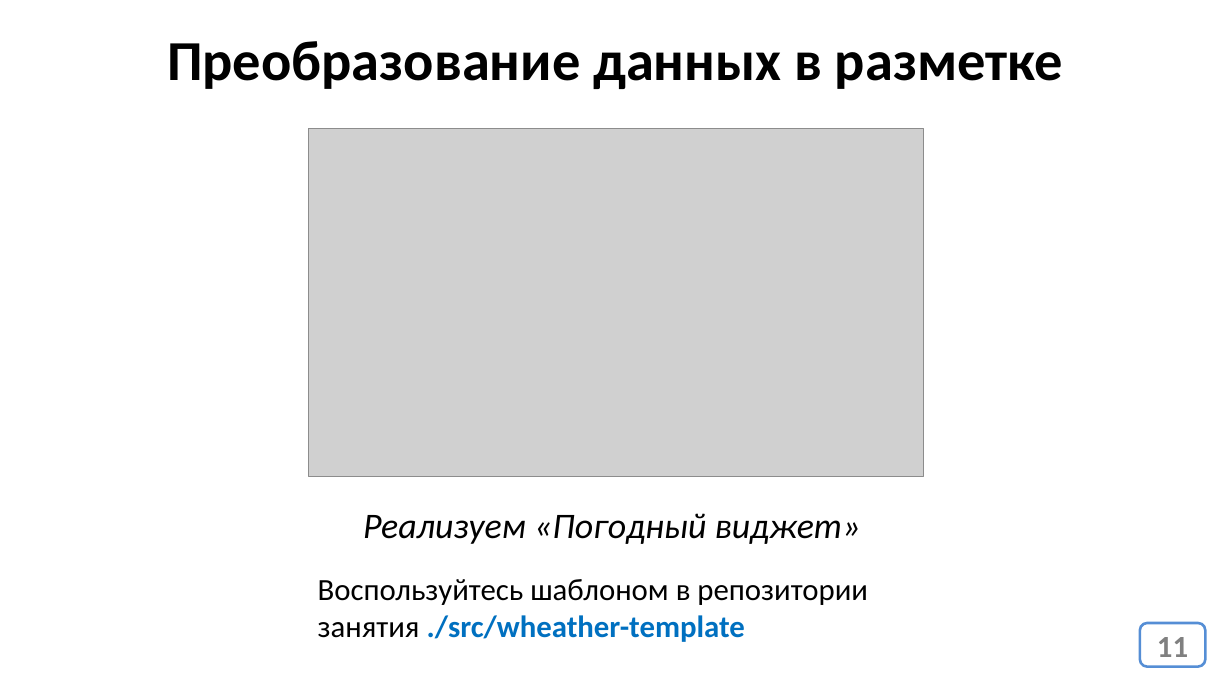
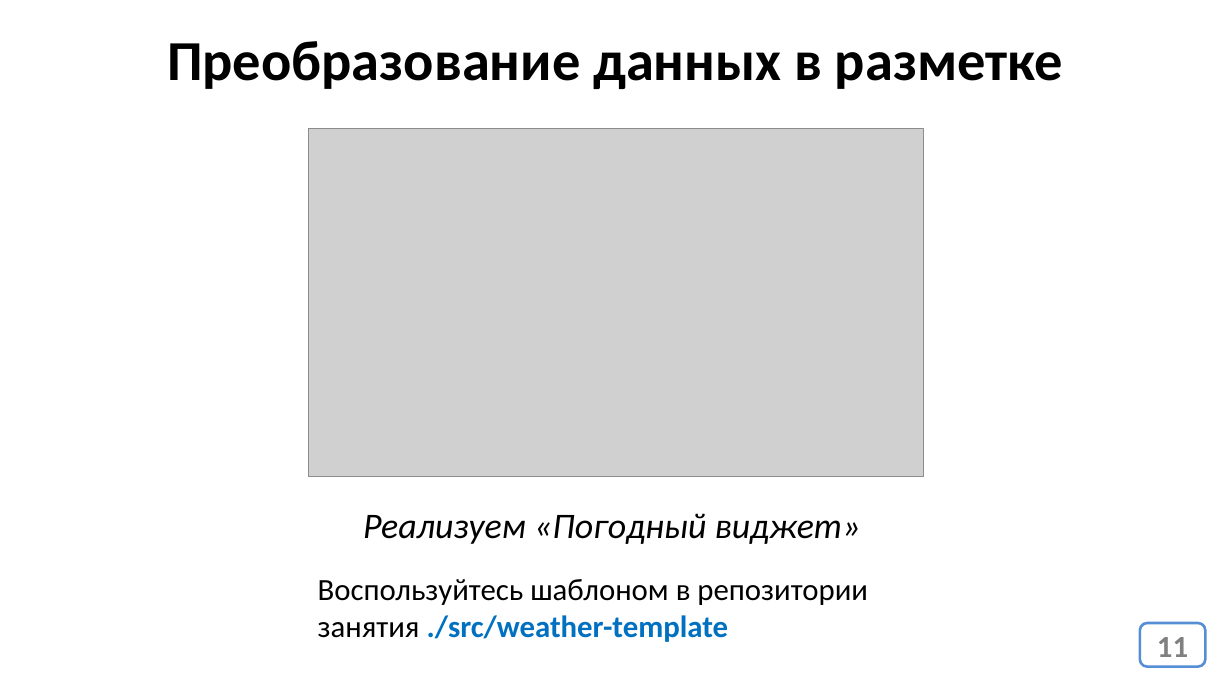
Before and after one commit to web33-ortdnipro/lesson23, a slide deck: slide 11 of lesson23.pptx. Drawn at 1232x693 pixels with LibreOffice and Linux fonts; fonts in the diff are those of the drawing; grey boxes stand for pictures. Boxes give left, top, right and bottom in pixels: in the first picture for what was removed or moved away, otherwise in the second. Text is boxed around its words. In the diff, an @@ line names an element or a change of style, - is before the commit and + after.

```diff
--- a/lesson23.pptx
+++ b/lesson23.pptx
@@ text at (318,579,868,642): text changed @@
-Воспользуйтесь шаблоном в репозитории
-занятия ./src/wheather-template
+Воспользуйтесь шаблоном в репозитории
+занятия ./src/weather-template
```
Also in this commit, not shown: 49 other files.
